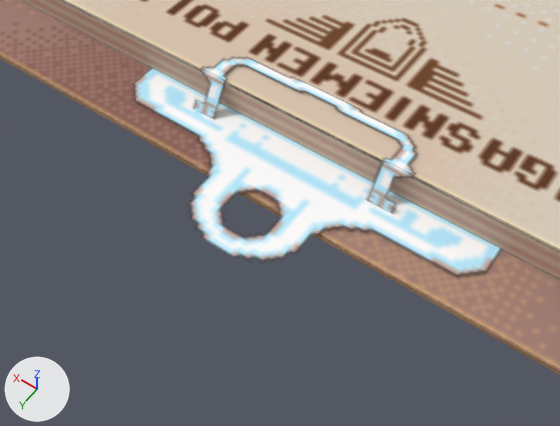
The FBX model models/character_setup/sauna_tablet.fbx, before and after one commit.
One viewpoint serves both versions: a camera (50 mm lens) standing at (-0.261, 0.973, 0.531) and looking at (-0.021, 0.637, 0.002). Lighting does not change. The marker at lower left points along +X, +Y and +Z.

Script lines for the objects in view, before the commit:
```python
me_plane = bpy.data.meshes.new('Plane')
me_plane.from_pydata(...)  # 16 vertices, 14 faces; spans x -0.477..0.477, y -0.647..0.636, z -0.005..0.033
me_plane.materials.append(mat_tablet)
me_plane_001 = bpy.data.meshes.new('Plane.001')
me_plane_001.from_pydata(...)  # 4 vertices, 1 face; spans x -0.193..0.193, y -0.093..0.045, z 0.0
me_plane_001.materials.append(mat_tablet)
me_plane_002 = bpy.data.meshes.new('Plane.002')
me_plane_002.from_pydata(...)  # 6 vertices, 2 faces; spans x -0.105..0.127, y -0.064..-0.001, z -0.034..0.0
me_plane_002.materials.append(mat_tablet)
# before: 0 (-0.105, -0.064, 0.0) at pixel (438, 146), 1 (0.127, -0.064, 0.0) at pixel (226, 44), 2 (-0.105, -0.023, 0.0) at pixel (414, 175), 3 (0.127, -0.023, 0.0) at pixel (199, 67), 4 (-0.105, -0.001, -0.034) at pixel (396, 217)
# before: 5 (0.127, -0.001, -0.034) at pixel (188, 107)
ob_plane = bpy.data.objects.new('Plane', me_plane)
ob_plane.location = (0.0, 0.0, 0.0)
ob_plane_001 = bpy.data.objects.new('Plane.001', me_plane_001)
ob_plane_001.location = (0.0, 0.6513, 0.002)
ob_plane_002 = bpy.data.objects.new('Plane.002', me_plane_002)
ob_plane_002.location = (0.0, 0.5828, 0.0359)
```
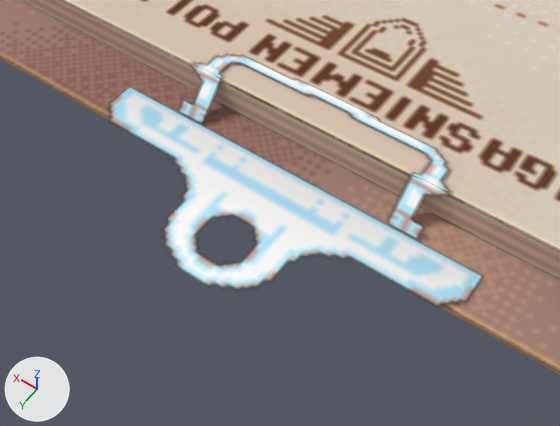
Changed parts and their boxes [x1, y1, x2, y2] in the pictures (560 x 426 px):
'Plane.002', reshaped: before [193, 57, 417, 214]; after [109, 54, 483, 306]
'Plane.001', deleted: before [133, 68, 502, 276]

Edits to the bpy script that builds the scene:
```text
Add mat_tablet_holder:
    mat_tablet_holder = bpy.data.materials.new('tablet_holder')
    # uses the picture img_tablet_uv_alpha_png
    # uses the picture img_tablet_uv_png
Change me_plane_002:
    used by ob_plane_002; location = (0.0, 0.5828, 0.0359)
    verts and faces of me_plane_002; kept vertices keep their numbers, new ones are numbered from 6
    remove me_plane_002.from_pydata(...)  # 6 vertices, 2 faces; spans x -0.105..0.127, y -0.064..-0.001, z -0.034..0.0
    remove me_plane_002.materials.append(mat_tablet)
    add me_plane_002.from_pydata(...)  # 8 vertices, 3 faces; spans x -0.194..0.193, y -0.064..0.149, z -0.034..0.0
    me_plane_002 part 1
    add delete_vertices([*range(0, 6)])  # with the faces that use them
    add verts[6] = (-0.194, -0.064, 0.0)  # pixel (534, 192)
    add verts[7] = (0.193, -0.064, 0.0)  # pixel (174, 19)
    add verts[8] = (-0.194, -0.023, 0.0)  # pixel (512, 225)
    add verts[9] = (0.193, -0.023, 0.0)  # pixel (147, 41)
    add verts[10] = (-0.193, 0.01, -0.034)  # pixel (484, 275)
    add verts[11] = (0.193, 0.01, -0.034)  # pixel (129, 85)
    add verts[12] = (-0.193, 0.149, -0.034)
    add verts[13] = (0.193, 0.149, -0.034)
    add faces += [(6, 7, 9, 8), (8, 9, 11, 10), (10, 11, 13, 12)]
    add me_plane_002.materials.append(mat_tablet_holder)
Remove ob_plane_001:
    ob_plane_001 = bpy.data.objects.new('Plane.001', me_plane_001)
    ob_plane_001.location = (0.0, 0.6513, 0.002)
```
